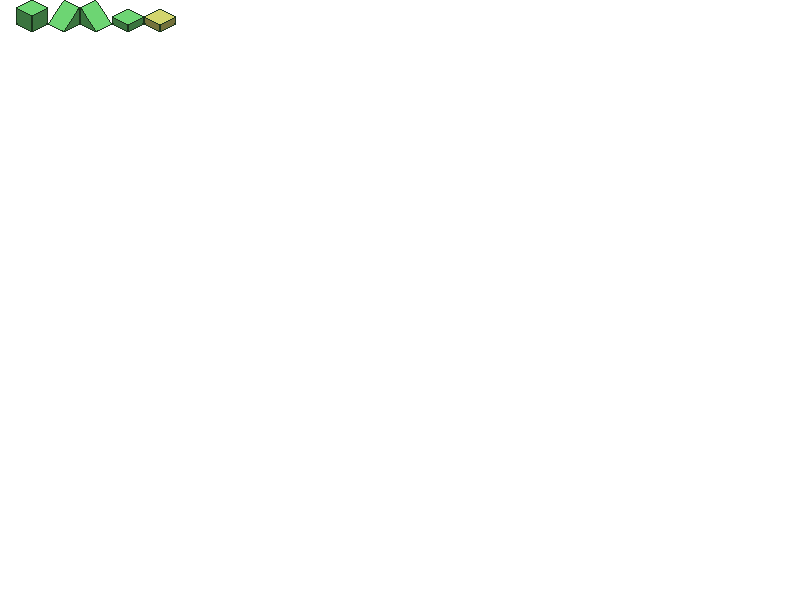
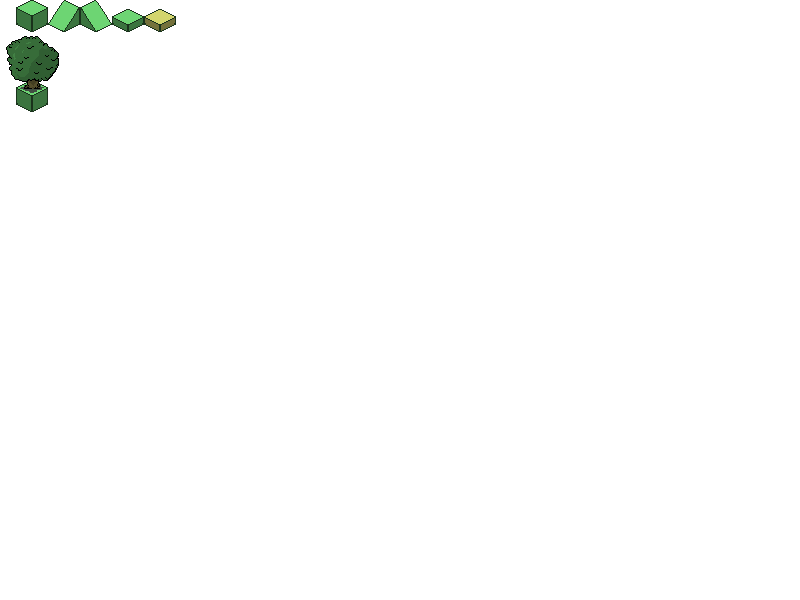
Two versions of the same layered image (800 × 600). Layer-by-layer changes:
renamed "Floor2" to "Tree", painted on it over [6,36,59,93]
painted on "Geo" over [16,80,48,112]
